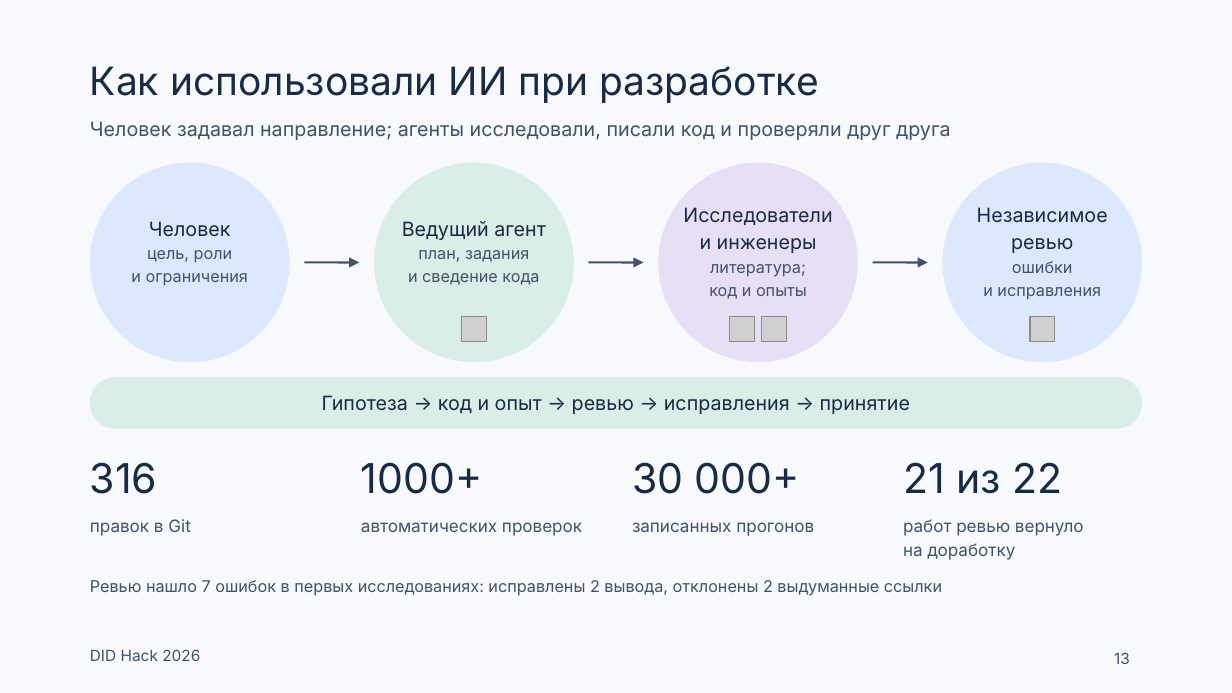
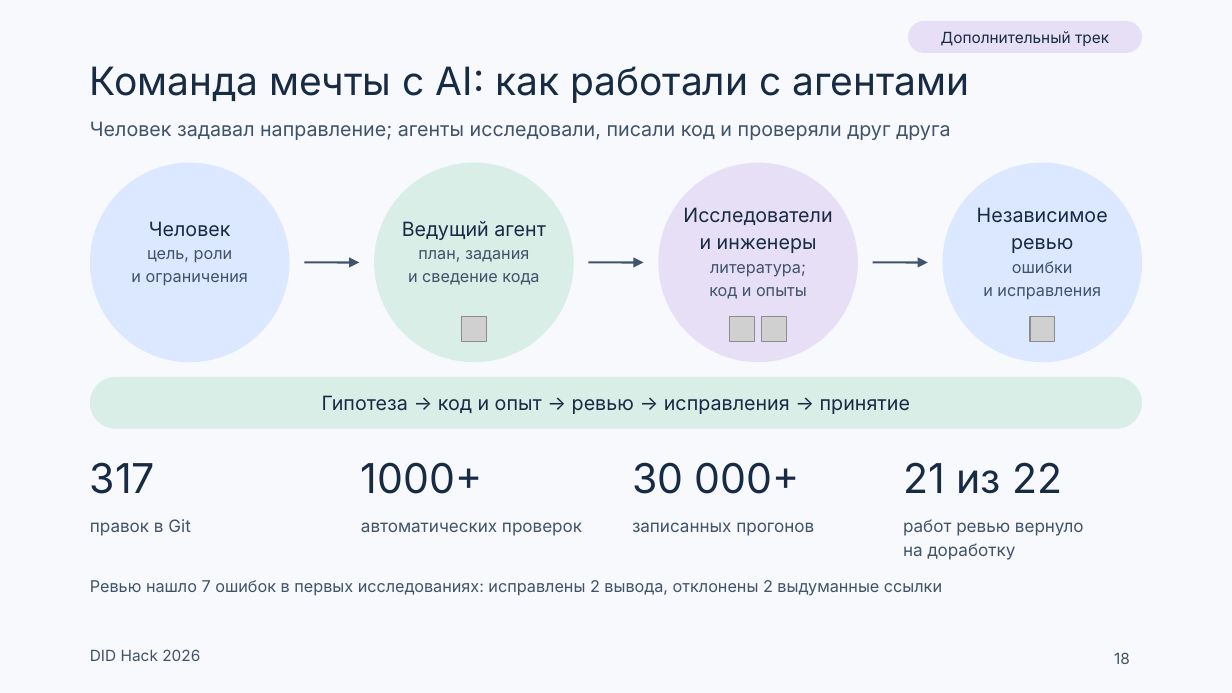
Before and after one commit to Mput13/did-hack, a slide deck: slide 18 of presentation/team/DID_final.pptx (slide 13 before the commit). Drawn at 1232x693 pixels with LibreOffice and Linux fonts; fonts in the diff are those of the drawing; grey boxes stand for pictures. Boxes give left, top, right and bottom in pixels: in the first picture for what was removed or moved away, otherwise in the second. Text is boxed around its words. In the diff, an @@ line names an element or a change of style, - is before the commit and + after.

```diff
--- a/presentation/team/DID_final.pptx
+++ b/presentation/team/DID_final.pptx
@@ rounded rectangle added at (908, 21, 1142, 53), fill #E7DFF6, 9 pt, text #182B45 @@
+Дополнительный трек
@@ title at (90, 66, 970, 103): text changed @@
-Как использовали ИИ при разработке
+Команда мечты с AI: как работали с агентами
@@ text at (90, 462, 155, 494): text changed @@
-316
+317
@@ page number at (1114, 652, 1130, 664): text changed @@
-13
+18
```
Also in this commit, not shown: 6 slides added, 12 other files.
